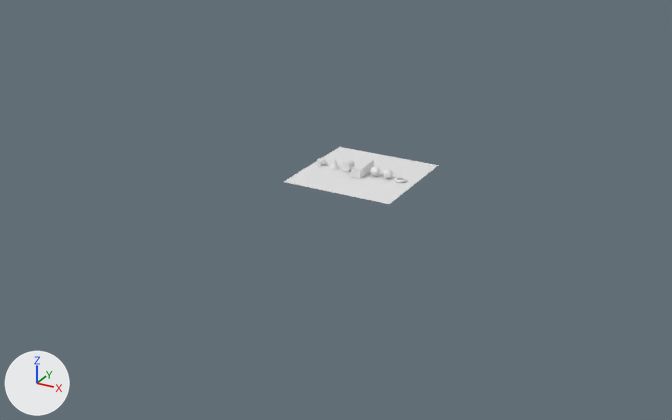
The Blender file Complete Beginners Guide Gabbit.blend: old version first, new version second.
Rendered twice from a camera (50 mm lens) standing at (79.9, -156.3, 68.8) and looking at (-3.1, -5.5, -6.6). Every picture has the same lights, and +X, +Y and +Z are marked at lower left. The first picture is the older version.
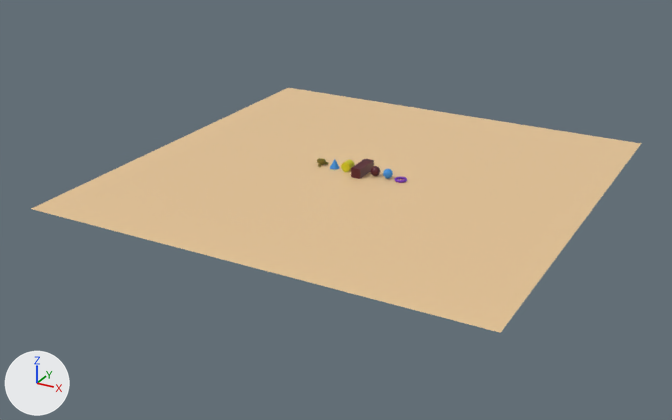
Changed parts and their boxes (x1, y1, x2, y2) in the pictures (672 x 420 px):
```json
{"object": "Plane", "change": "recoloured, rescaled", "before": [284, 147, 438, 204], "after": [31, 88, 641, 333], "on screen": "white to beige, 294% wider, 324% taller"}
{"object": "Cube", "change": "recoloured", "before": [351, 159, 374, 179], "after": [351, 159, 374, 179], "on screen": "white to dark red"}
```

Edits to the scene script, one JSON object a line:
```json
{"op": "add", "block": "mat_brown", "code": ["mat_brown = principled_material('brown')", "mat_brown.base_color = (0.809, 0.566, 0.309)  # beige #e8c697"]}
{"op": "add", "block": "mat_red", "code": ["mat_red = principled_material('red')", "mat_red.base_color = (0.0883, 0.00662, 0.0138)  # dark red #54131f"]}
{"block": "me_cube", "where": "me_cube.from_pydata(...)  # 8 vertices, 6 faces; spans x -1.0..1.0, y -1.0..1.0, z -1.0..1.0"}
{"op": "remove", "block": "me_cube", "code": "me_cube.materials.append(mat_material)  # white #e7e7e7"}
{"op": "add", "block": "me_cube", "code": "me_cube.materials.append(mat_red)  # dark red #54131f"}
{"block": "me_plane", "where": "me_plane.from_pydata(...)  # 4 vertices, 1 face; spans x -1.0..1.0, y -1.0..1.0, z 0.0"}
{"op": "add", "block": "me_plane", "code": "me_plane.materials.append(mat_brown)  # beige #e8c697"}
{"op": "set", "path": "ob_plane.scale", "old": "(11.6, 11.6, 11.6)", "new": "(45.4, 45.4, 45.4)"}
```
